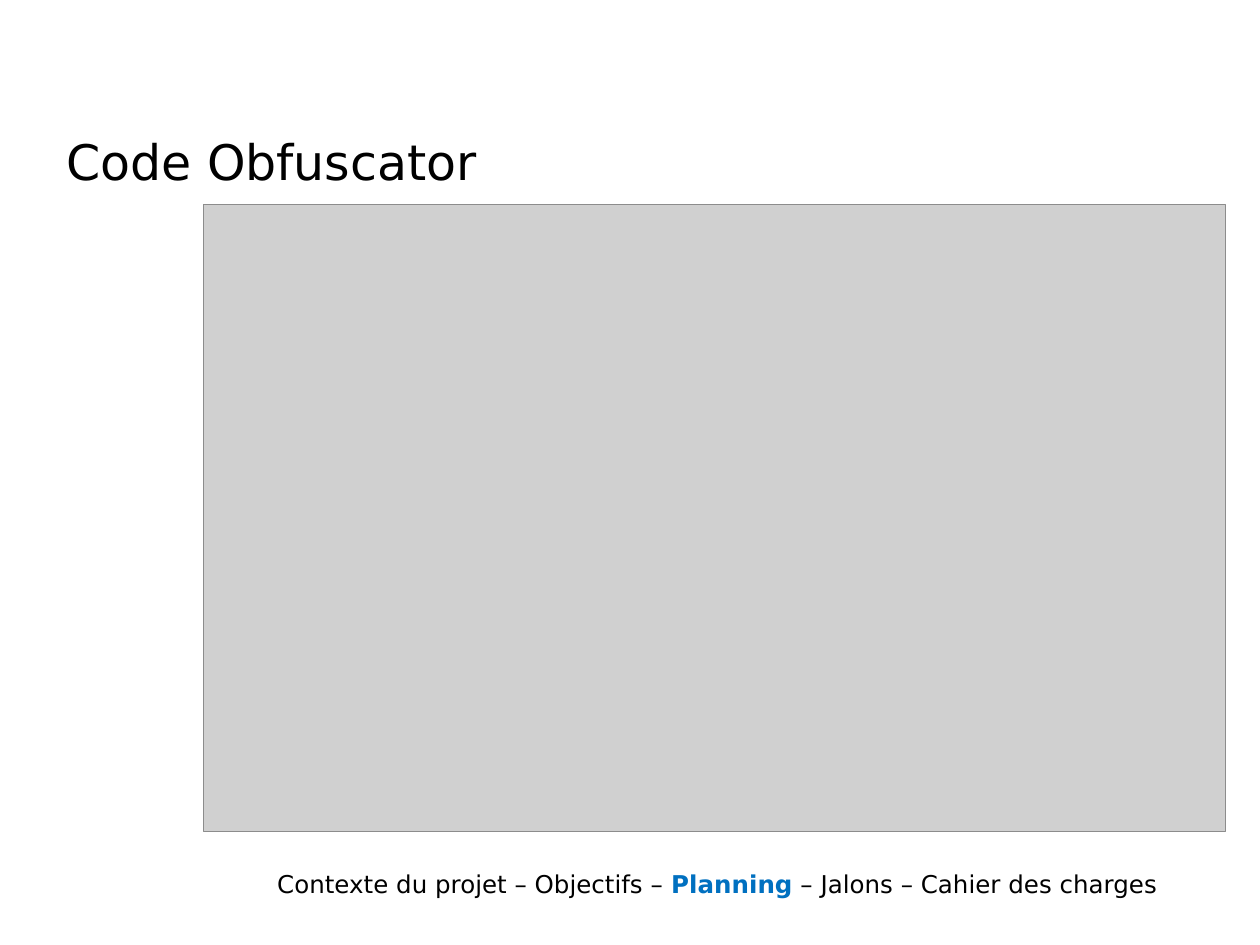
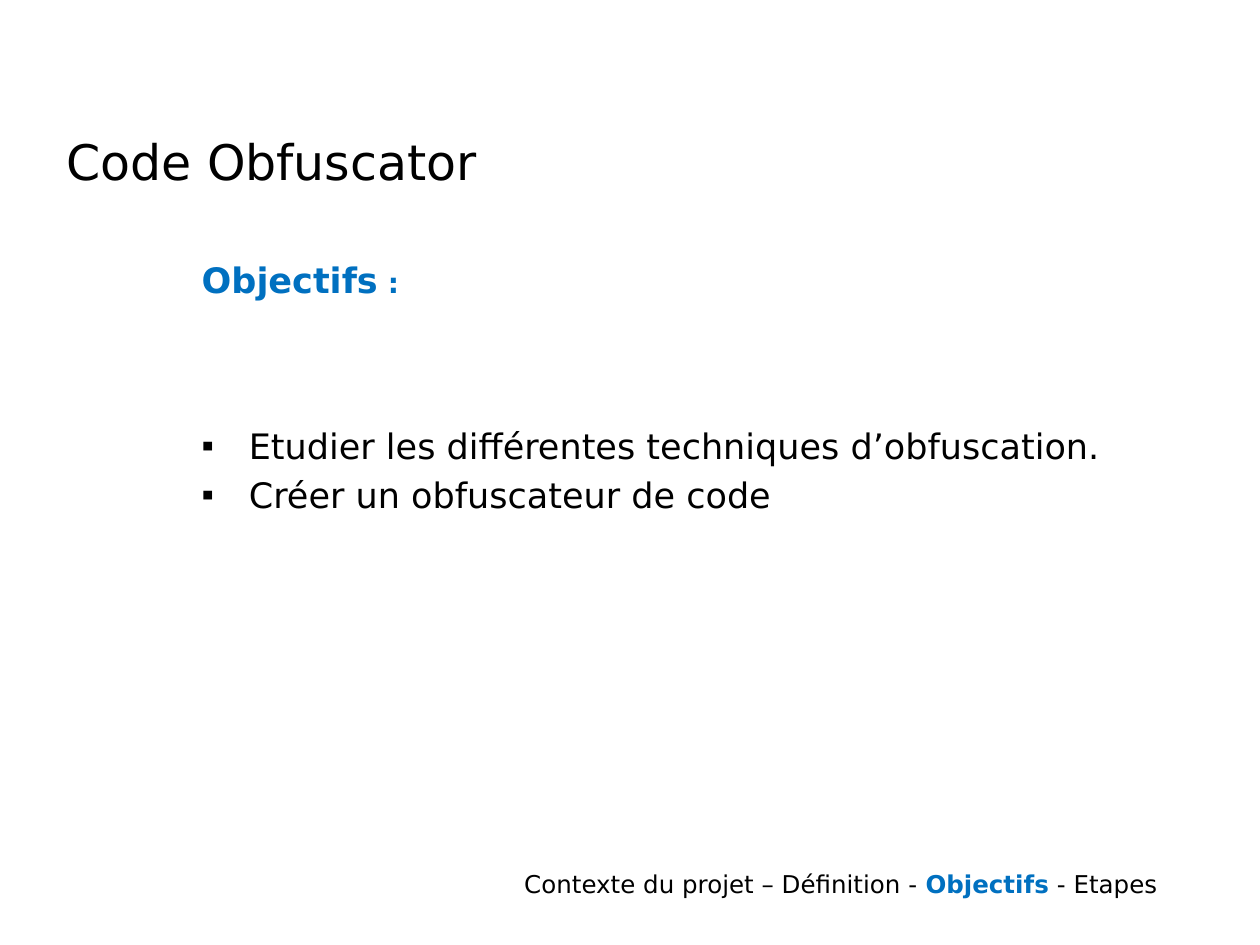
Before and after one commit to wanchouchou/code-obfuscator, a slide deck: slide 4 of CahierDesCharges.pptx. Drawn at 1260x945 pixels with LibreOffice and Linux fonts; fonts in the diff are those of the drawing; grey boxes stand for pictures; background and template pictures are left out. Boxes give left, top, right and bottom in pixels: in the first picture for what was removed or moved away, otherwise in the second. Text is boxed around its words. In the diff, an @@ line names an element or a change of style, - is before the commit and + after.

```diff
--- a/CahierDesCharges.pptx
+++ b/CahierDesCharges.pptx
@@ picture removed at [203,204,1225,830] @@
@@ text added at [202,266,1100,509], 20 pt, text #000000 @@
+Objectifs :
+▪ Etudier les différentes techniques d’obfuscation.
+▪ Créer un obfuscateur de code
@@ text at [524,873,1158,898]: text changed @@
-Contexte du projet – Objectifs – Planning – Jalons – Cahier des charges
+Contexte du projet – Définition - Objectifs - Etapes
```
Also in this commit, not shown: 3 other slides changed, 1 slide removed.
